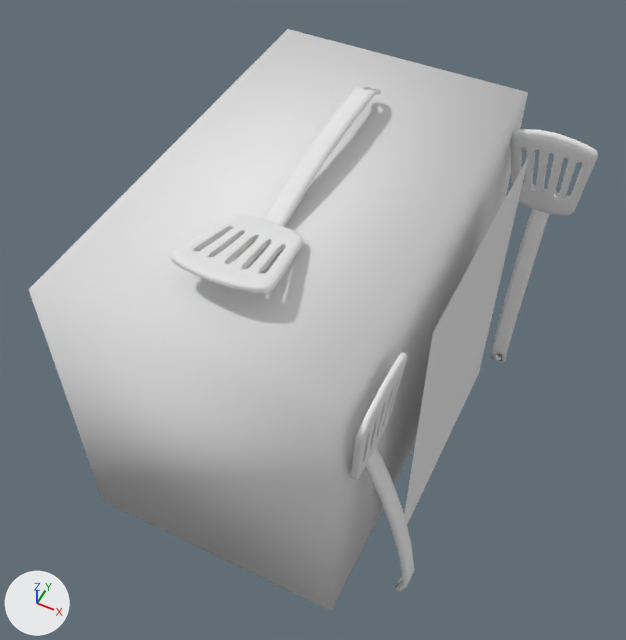
Two versions of the OBJ model model/869304.obj, one commit apart.
The view is the same before and after, from a 50 mm camera at (2443.0, -2858.0, 9853.0) aimed at (-170.0, 2367.0, 3323.0). The lights are fixed; the arrows at lower left show +X, +Y and +Z. Where no turn or scale is listed for an object, it has been applied to the vertices.

The first picture shows 'Box003', 'Front', 'paletta_002', 'paletta_003', 'paletta_1'.
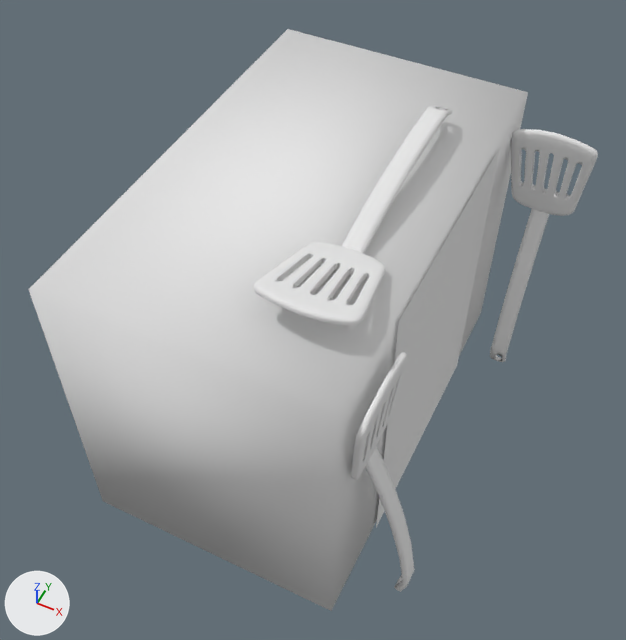
The newer file is also turned or shifted as a whole; pictures and numbers use the older file's frame.

Where the change shows, as pixel boxes [x1, y1, x2, y2] in the pictures (626 x 640 px):
'Front', mesh moved
    before: [404, 156, 529, 524]
    after: [376, 148, 500, 527]
'paletta_003', mesh moved
    before: [171, 86, 381, 293]
    after: [254, 106, 452, 326]

The change in detail:
me_front has 4 vertices, 1 face and spans x 1320.0, y 1420.0..3868.0, z 1601.0..4865.0.
me_front is used by ob_front; location (0.0, 0.0, 0.0).
me_front part 1: the whole mesh is moved by (-277.0, 0.0, 0.0).
me_paletta_003 has 2179 vertices, 2265 faces and spans x -706.0..154.0, y 873.0..3972.0, z 4926.0..5233.0.
me_paletta_003 is used by ob_paletta_003; location (0.0, 0.0, 0.0).
me_paletta_003 part 2: the whole mesh is moved by (731.0, 0.0, 0.0).
